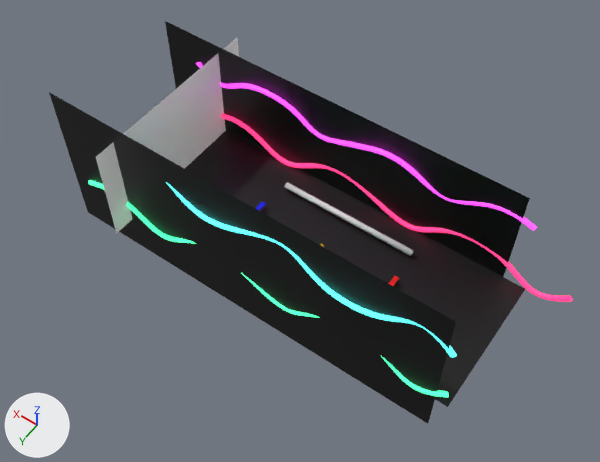
A saved change to the glTF model srcs/assets/pongv2.2.glb.
One viewpoint serves both versions: a camera (50 mm lens) standing at (-21.2, 32.6, 51.7) and looking at (1.5, 0.8, 1.7). The axes (+X, +Y, +Z) are drawn at lower left. The lights are the same throughout. Where no turn or scale is listed for an object, it has been applied to the vertices. Vertices at the same position are counted once.
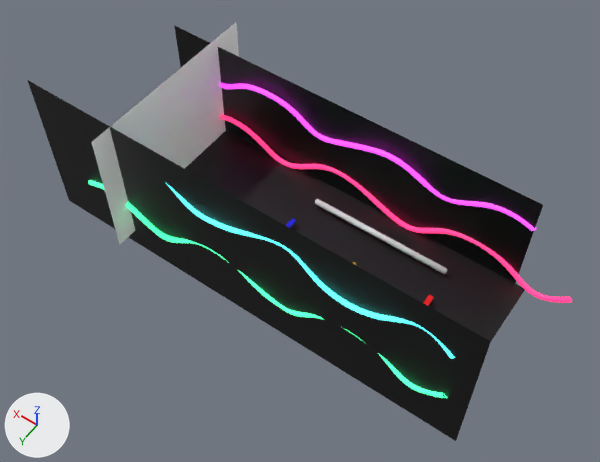
What differs and where, as boxes (x1, y1, x2, y2) in the pictures (600 x 462 px; the box of a moved part takes in the faces that stretch with it):
'Plane', rescaled (14% wider, 9% taller)
    before: (49, 92, 456, 424)
    after: (27, 80, 491, 441)
'Plane.002', moved
    before: (165, 21, 530, 277)
    after: (174, 25, 543, 283)
'Plane.004', rescaled (13% taller)
    before: (96, 37, 239, 233)
    after: (92, 22, 239, 244)
'NurbsPath.003', moved
    before: (221, 114, 573, 302)
    after: (220, 114, 572, 303)
'NurbsPath.001', moved
    before: (196, 62, 537, 231)
    after: (219, 83, 536, 231)
'NurbsPath.002', reshaped
    before: (88, 180, 449, 397)
    after: (88, 180, 448, 398)
'rightSide', moved
    before: (284, 182, 414, 256)
    after: (314, 199, 448, 275)
'frontPaddle', moved
    before: (388, 276, 399, 286)
    after: (423, 295, 434, 306)
'backPaddle', moved
    before: (255, 201, 266, 211)
    after: (285, 218, 296, 228)
part 1 of me_nurbspath_001, moved or reshaped
    before: (126, 203, 445, 397)
    after: (126, 203, 448, 398)

What the commit changed:
me_nurbspath_001 is used by ob_nurbspath_002; location (4.5, 6.0, 1.0).
me_nurbspath_001 had 6006 vertices, 12008 faces and spanned x -18.9..14.1, y -0.4..0.4, z -1.6..0.9.
me_nurbspath_001 now has 6020 vertices, 12008 faces and spans x -18.9..14.1, y -0.5..0.5, z -1.6..0.9.
me_nurbspath_001 part 1: 1606 vertices moved from x -18.6..11.2, y -0.4..0.4, z -1.5..0.9 to x -18.6..11.2, y -0.5..0.5, z -1.5..0.9; 1597 vertices removed from x -18.7..11.2, y -0.4..0.4, z -1.5..0.9; 1611 vertices added at x -18.9..11.2, y -0.5..0.5, z -1.5..0.9.
Object 'Plane' (ob_plane) is rescaled from (17.0, 6.99, 1.0) to (19.3, 6.99, 1.23).
Object 'Plane.002' (ob_plane_002) moves from (3.55, -5.99, 2.69) to (2.55, -5.99, 2.69).
Object 'frontPaddle' (ob_frontpaddle) moves from (-6.28, 0.0, 0.0) to (-9.28, 0.0, 0.0).
Object 'backPaddle' (ob_backpaddle) moves from (6.27, 0.0, 0.0) to (3.27, 0.0, 0.0).
Object 'Plane.004' (ob_plane_004) is rescaled from (4.48, 8.18, 4.26) to (6.01, 8.18, 4.26).
Object 'NurbsPath.001' (ob_nurbspath_001) moves from (-0.75, -5.93, 6.0) to (-0.75, -5.85, 6.0).
Object 'NurbsPath.003' (ob_nurbspath_003) moves from (1.13, -5.94, 1.0) to (1.13, -5.82, 1.0).
Object 'rightSide' (ob_rightside) moves from (-0.05, -3.5, 0.0) to (-3.05, -3.5, 0.0).
